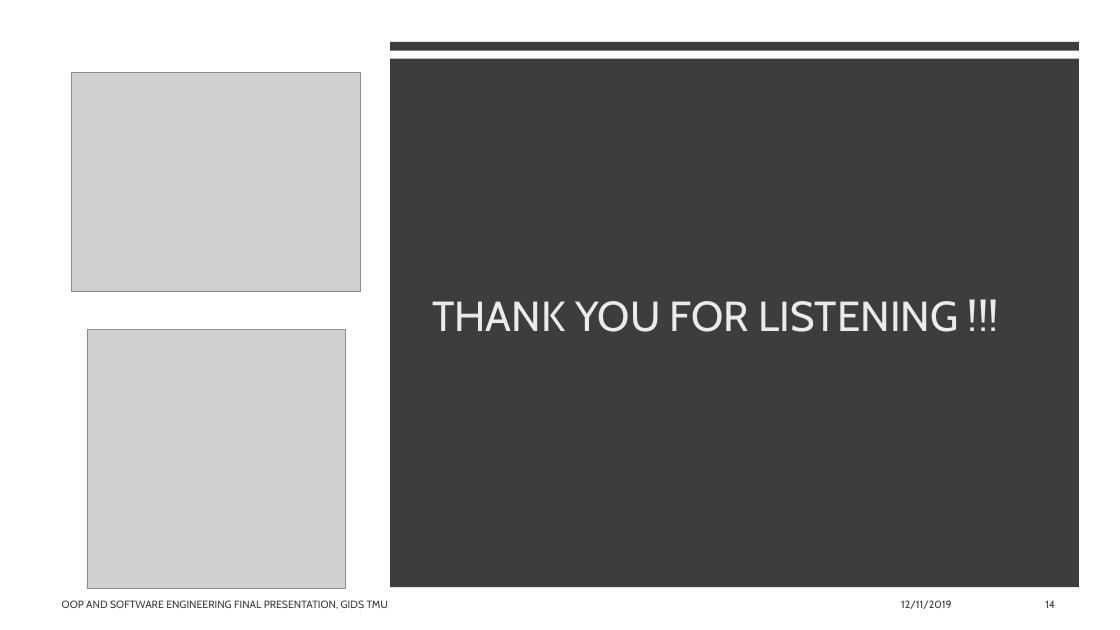
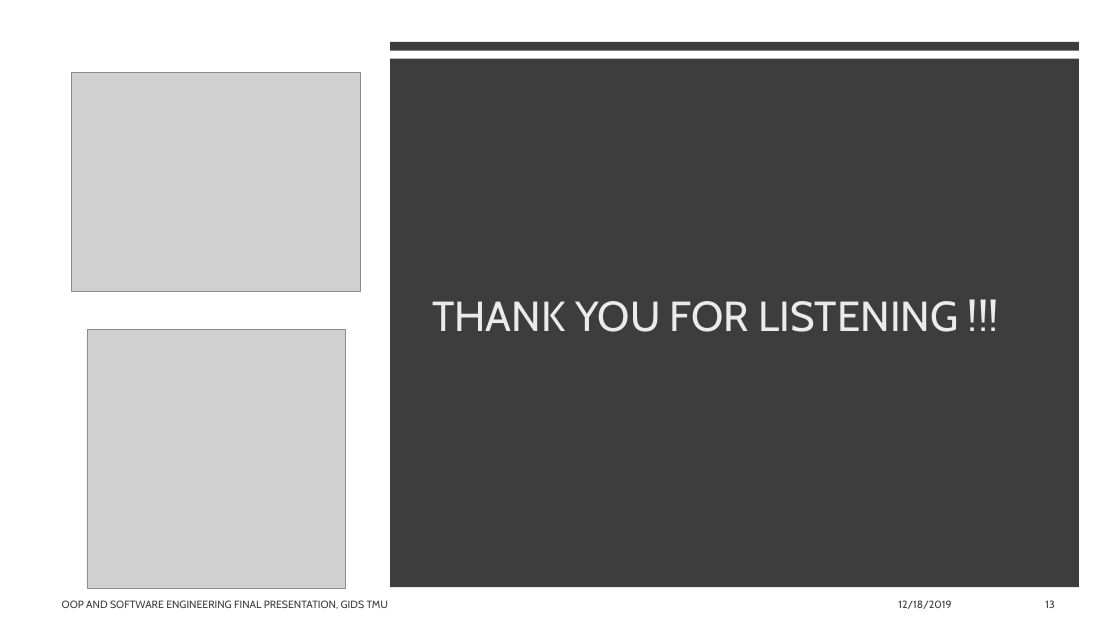
Before and after one commit to Weber12321/TMU-GIDS, a slide deck: slide 13 of 物件導向程式設計/Marry Devops and cybersecurity.pptx (slide 14 before the commit). Drawn at 1120x630 pixels with LibreOffice and Linux fonts; fonts in the diff are those of the drawing; grey boxes stand for pictures. Boxes give left, top, right and bottom in pixels: in the first picture for what was removed or moved away, otherwise in the second. Text is boxed around its words. In the diff, an @@ line names an element or a change of style, - is before the commit and + after.

```diff
--- a/物件導向程式設計/Marry Devops and cybersecurity.pptx
+++ b/物件導向程式設計/Marry Devops and cybersecurity.pptx
@@ text at <box>898,600,951,609</box>: text changed @@
-12/11/2019
+12/18/2019
@@ page number at <box>1045,600,1054,608</box>: text changed @@
-14
+13
```
Also in this commit, not shown: 13 other slides changed, 1 slide removed, 4 other files.
